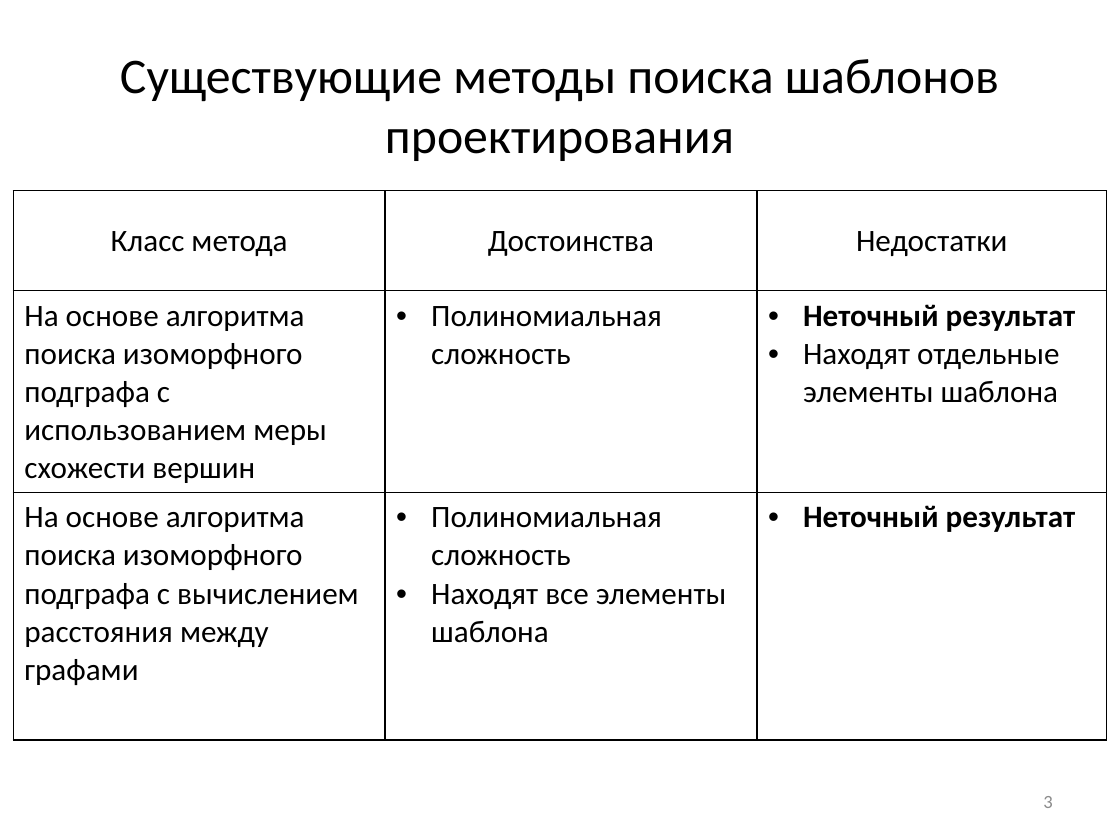
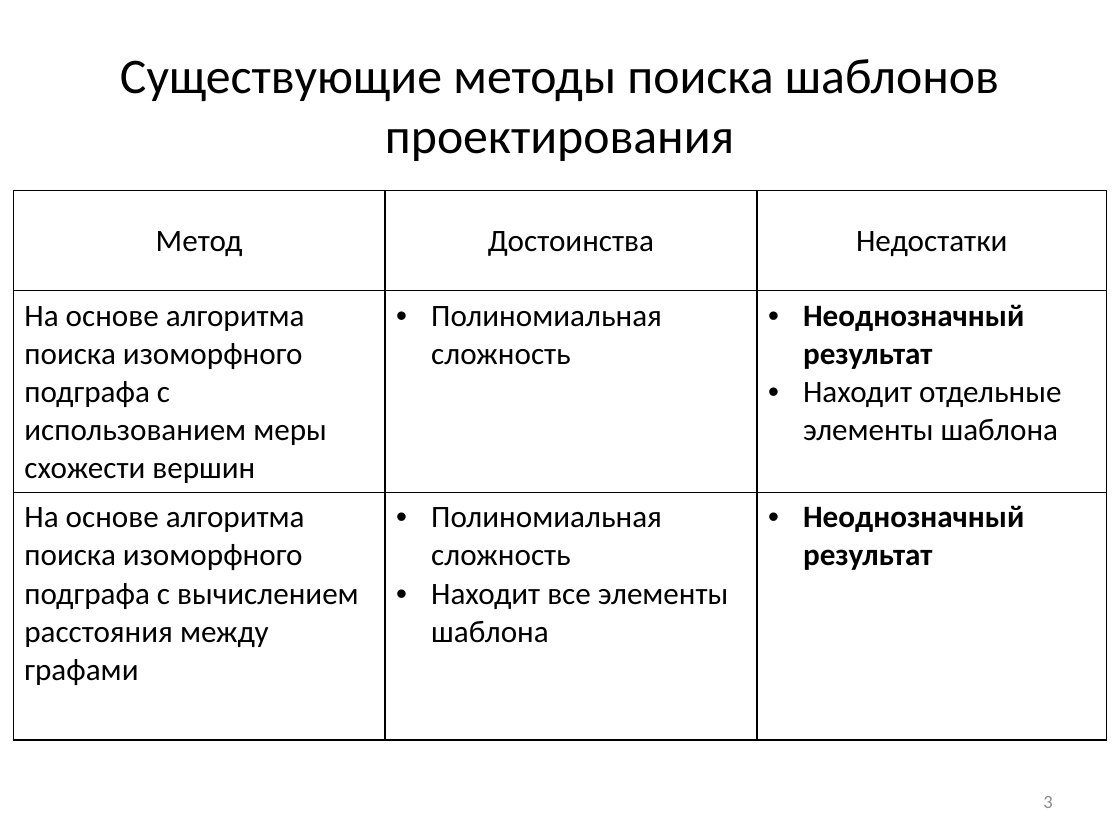
Before and after one commit to elsid/master, a slide deck: slide 3 of defence/presentation.pptx. Drawn at 1120x840 pixels with LibreOffice and Linux fonts; fonts in the diff are those of the drawing. Boxes give left, top, right and bottom in pixels: in the first picture for what was removed or moved away, otherwise in the second. Text is boxed around its words. In the diff, an @@ line names an element or a change of style, - is before the commit and + after.

Commit message:
Edit presentation

```diff
--- a/defence/presentation.pptx
+++ b/defence/presentation.pptx
@@ table at (x1=13, y1=190, x2=1107, y2=736) @@
-row 1, column 1: Класс метода
+row 1, column 1: Метод
-row 2, column 3: Неточный результат / Находят отдельные элементы шаблона
+row 2, column 3: Неоднозначный результат / Находит отдельные элементы шаблона
-row 3, column 2: Полиномиальная сложность / Находят все элементы шаблона
+row 3, column 2: Полиномиальная сложность / Находит все элементы шаблона
-row 3, column 3: Неточный результат
+row 3, column 3: Неоднозначный результат
```
Also in this commit, not shown: 3 other slides changed, 1 slide added, 2 slides removed, 1 other file.
